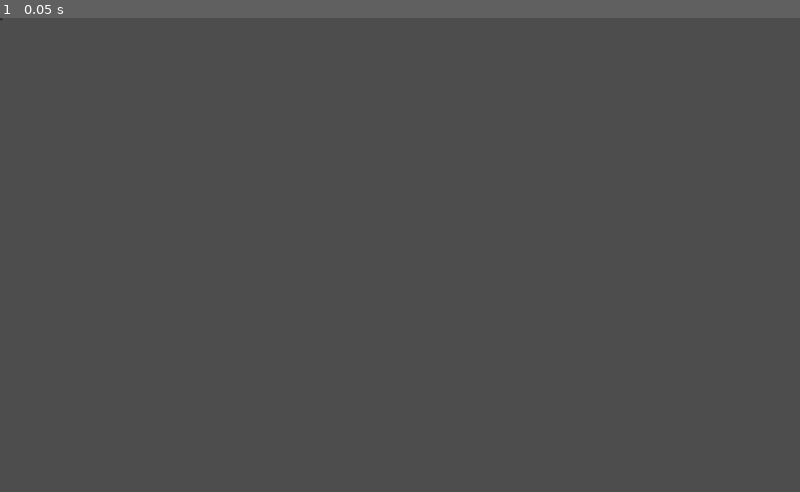
Above: before the commit, frame 1.
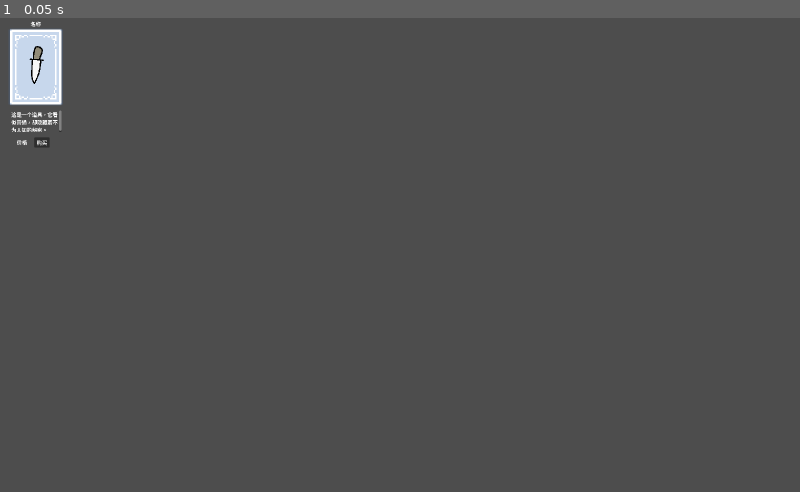
Above: after the commit, the same moment.

Repository: KinuhataOffense/DeepDarkCardGame
Game: Godot game, scene res://scenes/item_card.tscn
Same seed, same stepped clock (60 frames per second), same inputs: the game is played once before the commit and once after it. This scene is started directly instead of the project's main scene.
Inputs:
- Up to frame 1 (0.05 s): no input

The runs differ from the first frame. In frame 1, 1.3% of the frame differs, in the area x 0-8%, y 0-28%.

Commit message:
在item_card.tscn文件中添加了占位内容用于调试。

Diff:
--- a/scenes/item_card.tscn
+++ b/scenes/item_card.tscn
@@ -1,6 +1,7 @@
-[gd_scene load_steps=2 format=3 uid="uid://dojl5wlg7fjxm"]
+[gd_scene load_steps=3 format=3 uid="uid://dojl5wlg7fjxm"]
 
 [ext_resource type="Script" uid="uid://cq5uofqsi7t43" path="res://scenes/item_card.gd" id="1_ce1kl"]
+[ext_resource type="Texture2D" uid="uid://g3plv60jpgat" path="res://assets/card_attack.png" id="2_4lcok"]
 
 [node name="Control" type="Control"]
 layout_mode = 3
@@ -11,25 +12,40 @@
 
 [node name="Background" type="TextureRect" parent="."]
 layout_mode = 0
-offset_right = 40.0
-offset_bottom = 40.0
+offset_left = 27.0
+offset_top = 32.0
+offset_right = 195.0
+offset_bottom = 272.0
+texture = ExtResource("2_4lcok")
 
 [node name="ItemName" type="Label" parent="."]
 layout_mode = 0
-offset_right = 40.0
-offset_bottom = 23.0
+offset_left = 95.0
+offset_top = 6.0
+offset_right = 135.0
+offset_bottom = 29.0
+text = "名称"
 
 [node name="Description" type="RichTextLabel" parent="."]
 layout_mode = 0
-offset_right = 40.0
-offset_bottom = 40.0
+offset_left = 35.0
+offset_top = 287.0
+offset_right = 191.0
+offset_bottom = 354.0
+text = "这是一个道具，它看似普通，却隐藏着不为人知的秘密。"
 
 [node name="Price" type="Label" parent="."]
 layout_mode = 0
-offset_right = 40.0
-offset_bottom = 23.0
+offset_left = 52.0
+offset_top = 373.0
+offset_right = 92.0
+offset_bottom = 396.0
+text = "价格"
 
 [node name="BuyButton" type="Button" parent="."]
 layout_mode = 0
-offset_right = 8.0
-offset_bottom = 8.0
+offset_left = 106.0
+offset_top = 370.0
+offset_right = 154.0
+offset_bottom = 401.0
+text = "购买"
